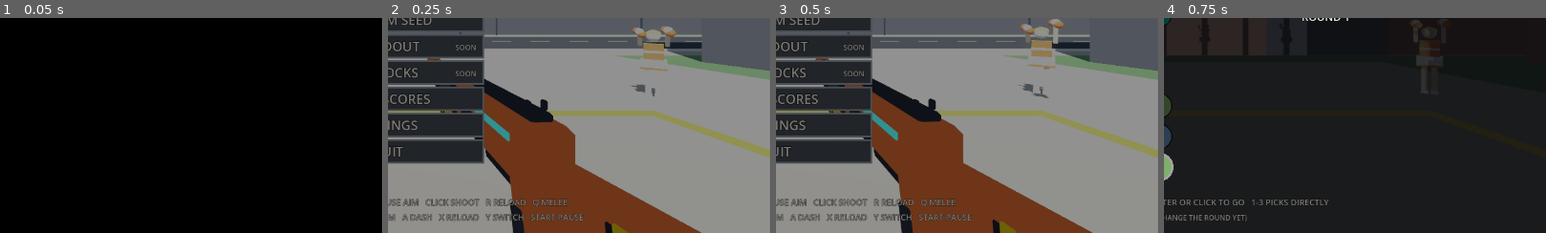
Above: before the commit, frames 1-4 (left to right).
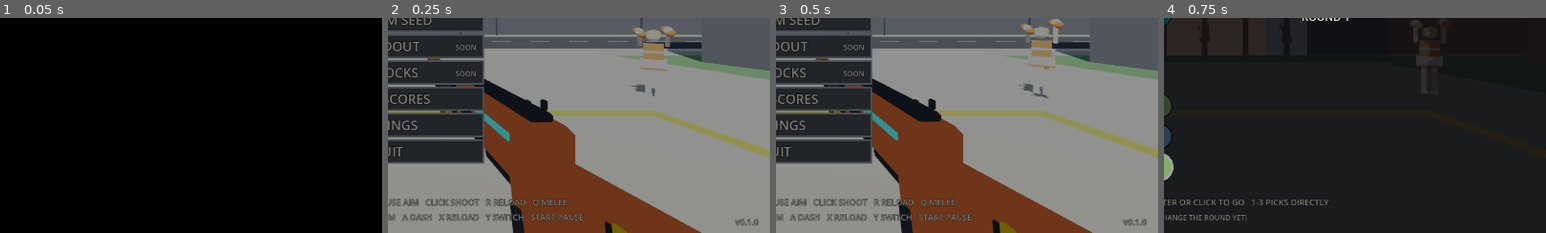
Above: after the commit, the same moments.

Repository: GVihi/FstreliBiciklina3D
Game: Godot game, scene res://main.tscn
The game is run twice, just before and just after one commit, with the same random seed, the same clock (stepped at 60 frames per second) and the same inputs.
Inputs (mouse positions are % of the whole screen's width and height, from its top left):
- Up to frame 1 (0.05 s): no input
- Up to frame 2 (0.25 s): no input
- Up to frame 3 (0.5 s): no input
- Up to frame 4 (0.75 s): tap Enter at 0.5 s; move the mouse to (72, 45) at 0.52 s; hold Right from 0.53 s (still down); tap R at 0.6 s; click (72, 45) at 0.67 s
The pictures show only the part of the screen within x 50-100%, y 49-99%; the shares and areas given below are measured in that part.

Frame 1 is identical in both runs. In frame 2, 0.1% of the frame differs, in the area x 90-97%, y 93-97%; in frame 3, 0.1%; in frame 4, nothing differs.

Commit message:
Show the game version on the title screen
The version is written once, as config/version in project.godot (0.1.0),
read into Main.game_version and drawn as v0.1.0 in the bottom right corner
of the title menu. Nothing is drawn when it is empty.

Adds tools/version_check.gd and tools/run_version_check.bat.

Roadmap: 'Show the game version on the title screen'. Not run in Godot;
only gdformat and gdlint were run.

Diff:
--- a/project.godot
+++ b/project.godot
@@ -15,6 +15,7 @@
 [application]
 
 config/name="Fstreli Biciklina 3D"
+config/version="0.1.0"
 run/main_scene="res://main.tscn"
 config/features=PackedStringArray("4.7")
 
--- a/scripts/hud.gd
+++ b/scripts/hud.gd
@@ -409,6 +409,8 @@
 		if item.get("soon", false):
 			_txt("SOON", r.position.x + r.size.x - 12.0 * k, base - 2.0 * k, int(12 * k), GRAY, 2)
 	_txt("META COINS %d" % g.meta.balance, 18.0 * k, 30.0 * k, int(14 * k), GOLD)
+	if g.game_version != "":
+		_txt("v" + g.game_version, size.x - 18.0 * k, size.y * 0.975, int(14 * k), GRAY, 2)
 	_txt(g.daily_label, size.x - 18.0 * k, 30.0 * k, int(14 * k), GRAY, 2)
 	if g.hi > 0:
 		_txt("HIGH SCORE " + str(g.hi).pad_zeros(6), cx, size.y * 0.885, int(20 * k), GOLD, 1)
--- a/scripts/main.gd
+++ b/scripts/main.gd
@@ -253,6 +253,8 @@
 var rim_outline = true  # fresnel rim on characters: red on foes, green on bystanders (rim.gd)
 var fx_scale = 1.0  # 0 to 1: how strong screen shake and screen flashes are (accessibility setting)
 var drag_id = ""
+# the game version, written in one place: `config/version` in project.godot (shown on the title screen)
+var game_version = str(ProjectSettings.get_setting("application/config/version", ""))
 var title_page = ""  # "" = main menu, otherwise settings / loadout / unlocks / scores
 var pause_page = ""  # "" = pause menu, "settings" = settings panel, "confirm" = restart / quit confirmation
 var pause_sel = 0  # highlighted pause-menu entry (keyboard / gamepad)
--- /dev/null
+++ b/tools/version_check.gd
@@ -0,0 +1,53 @@
+extends SceneTree
+# Checks the game version shown on the title screen (README Milestone E, Release Readiness):
+#   - `config/version` in project.godot holds a version like 0.1.0 (the one place it is written),
+#   - `Main.game_version` reads it, and the title screen draws with it.
+# Run from the project folder:
+#   godot --headless --path . --script res://tools/version_check.gd
+# or with tools\run_version_check.bat on Windows.
+# Exits with status 1 and prints the problems when a check fails.
+
+var problems = []
+var main
+
+
+func _initialize() -> void:
+	main = load("res://main.tscn").instantiate()
+	root.add_child(main)
+	for i in range(3):
+		await process_frame
+	var stored = str(ProjectSettings.get_setting("application/config/version", ""))
+	var shape = RegEx.new()
+	shape.compile("^[0-9]+\\.[0-9]+\\.[0-9]+$")
+	if shape.search(stored) == null:
+		_fail("config/version in project.godot is '%s', expected a version like 0.1.0" % stored)
+	if main.game_version != stored:
+		_fail("Main.game_version is '%s', project.godot says '%s'" % [main.game_version, stored])
+	# draw the title screen at two window shapes (a script error in the drawing code shows up here)
+	main.go_to_title()
+	for s in [Vector2(1280.0, 720.0), Vector2(1920.0, 1080.0)]:
+		main.hud.size = s
+		for f in range(2):
+			main.hud.queue_redraw()
+			await process_frame
+	# no version, nothing drawn and no error
+	main.game_version = ""
+	main.hud.queue_redraw()
+	await process_frame
+	_finish()
+
+
+func _finish() -> void:
+	if problems.is_empty():
+		print(
+			"version_check: the version is in project.godot, read by the game and drawn on the title screen"
+		)
+		quit(0)
+	else:
+		for line in problems.slice(0, 10):
+			printerr("version_check: " + line)
+		quit(1)
+
+
+func _fail(text: String) -> void:
+	problems.append(text)
Not shown, changed: README.md
Not shown, added: tools/run_version_check.bat
